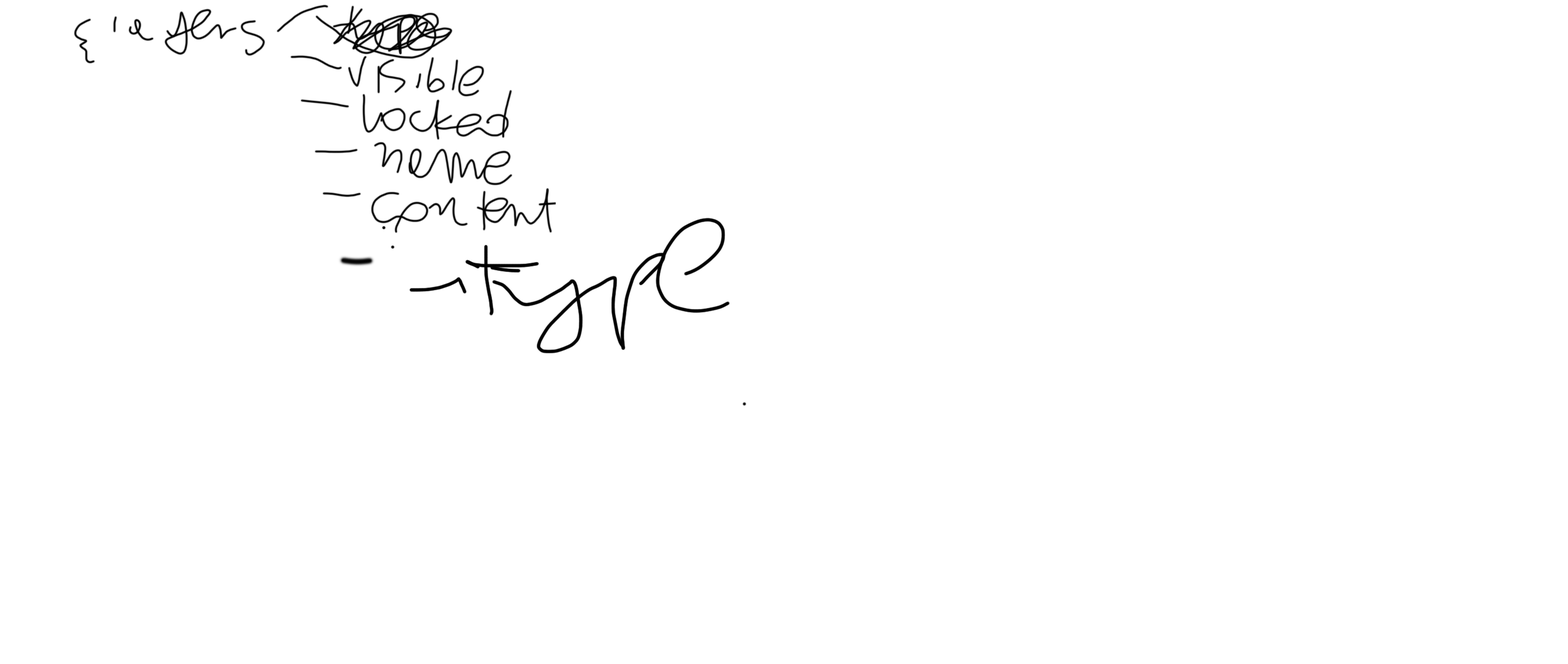
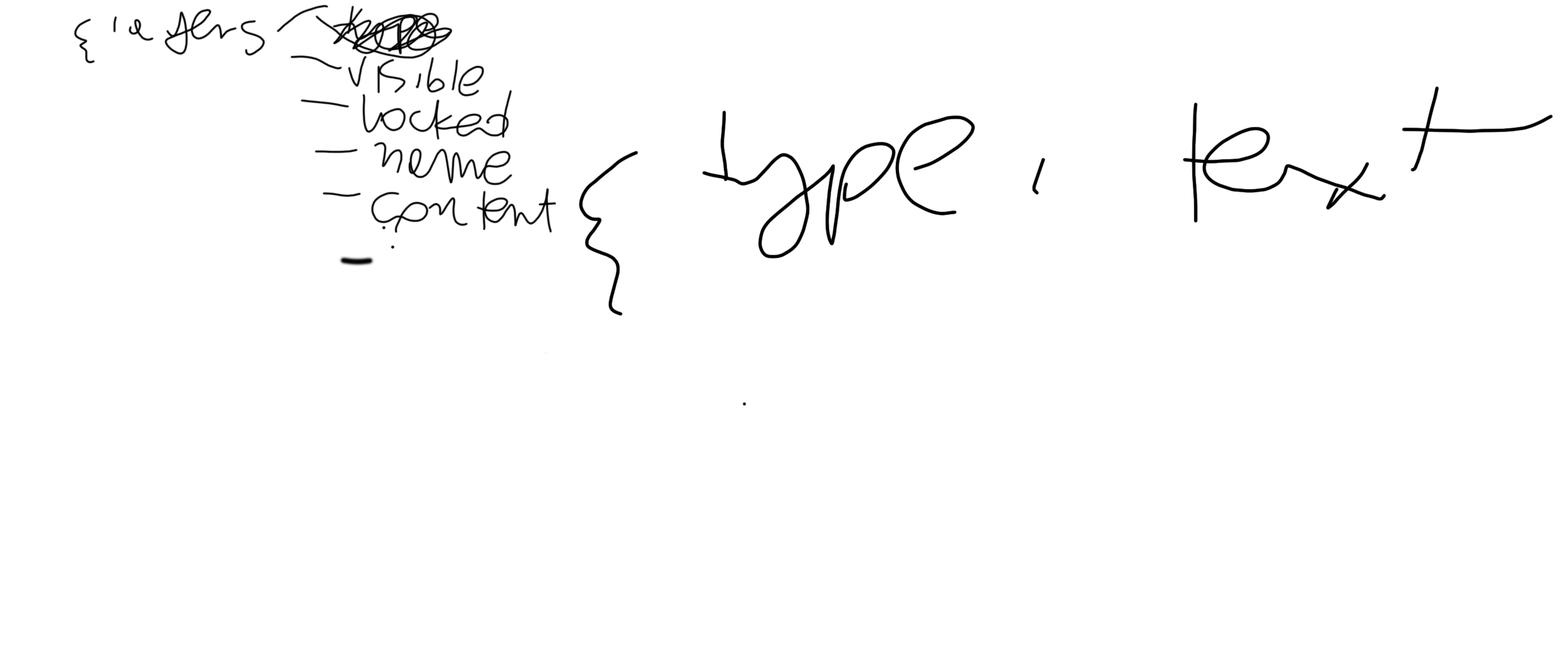
Two versions of the same layered image (1568×664). Layer-by-layer changes:
added layer "Layer 5" in group "photoshop" over bbox(578, 85, 1554, 351)
painted on "Layer 4" over bbox(409, 110, 1043, 354)
removed layer "Layer 3" from group "photoshop" over bbox(465, 228, 540, 268)
